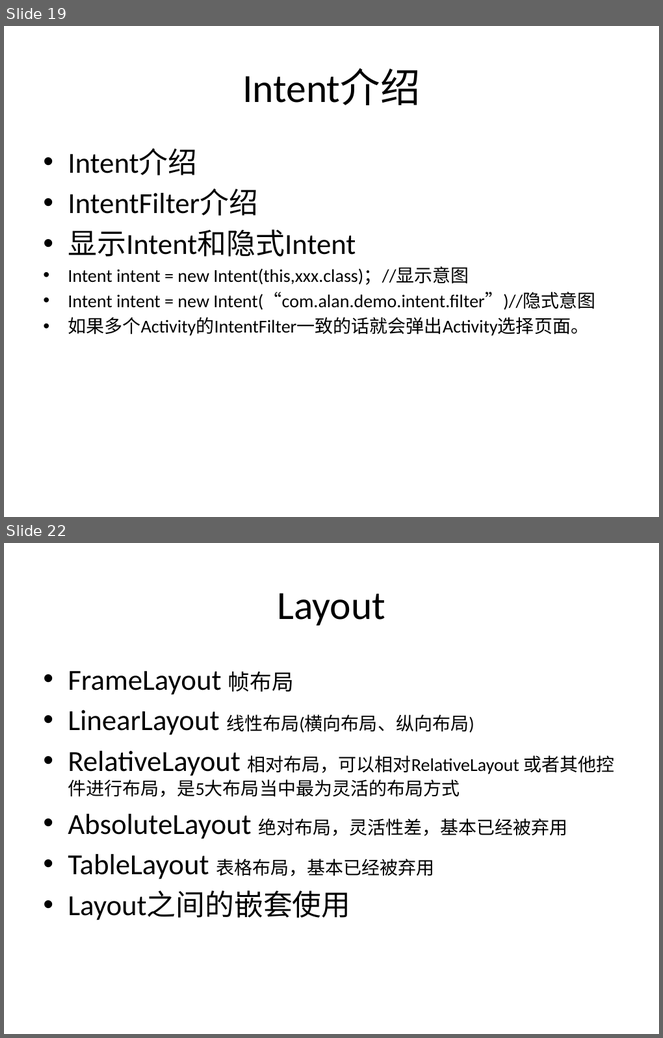
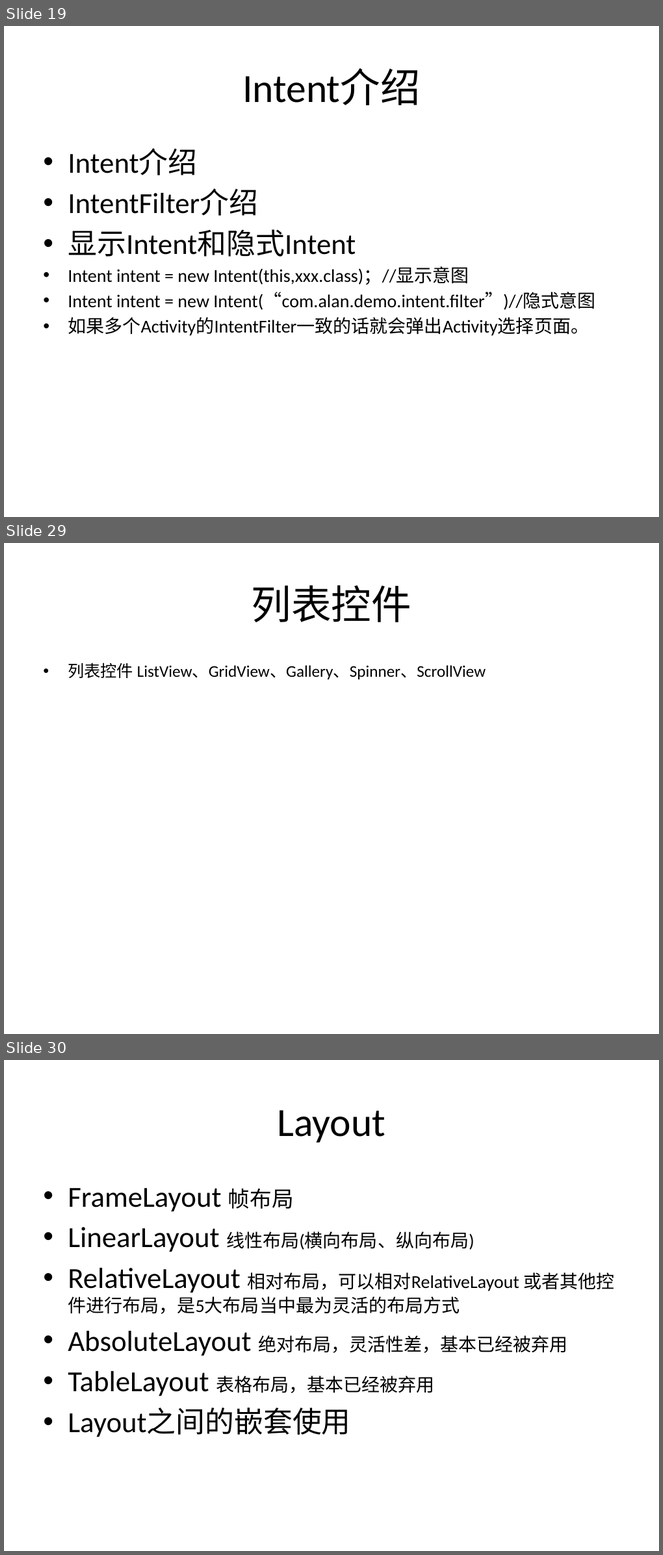
Before and after one commit to alanforgithub/share_content, a slide deck: 文件资料/Android培训-1.pptx. Shown one above the other, each under a label of ours: slides 19 and 22 before the commit, slides 19, 29 and 30 after it; the slides between them are not shown. The pictures are 663x1038 and 663x1555 pixels, drawn with LibreOffice and Linux fonts; fonts in the diff are those of the drawing. Boxes give left, top, right and bottom in pixels: in the first picture for what was removed or moved away, otherwise in the second. Text is boxed around its words. In the diff, an @@ line names an element or a change of style, - is before the commit and + after.

```diff
--- a/文件资料/Android培训-1.pptx
+++ b/文件资料/Android培训-1.pptx
@@ slide 29 added at <box>4,543,659,1034</box>, background #FFFFFF @@
@@ title added at <box>252,585,412,622</box>, 44 pt, text #000000 @@
+列表控件
@@ text added at <box>68,663,486,679</box>, 18 pt, text #000000 @@
+• 列表控件 ListView、GridView、Gallery、Spinner、ScrollView
@@ what was slide 22 is now slide 30 @@
```
Also in this commit, not shown: 4 slides changed, 6 other slides added, 21 other files.
